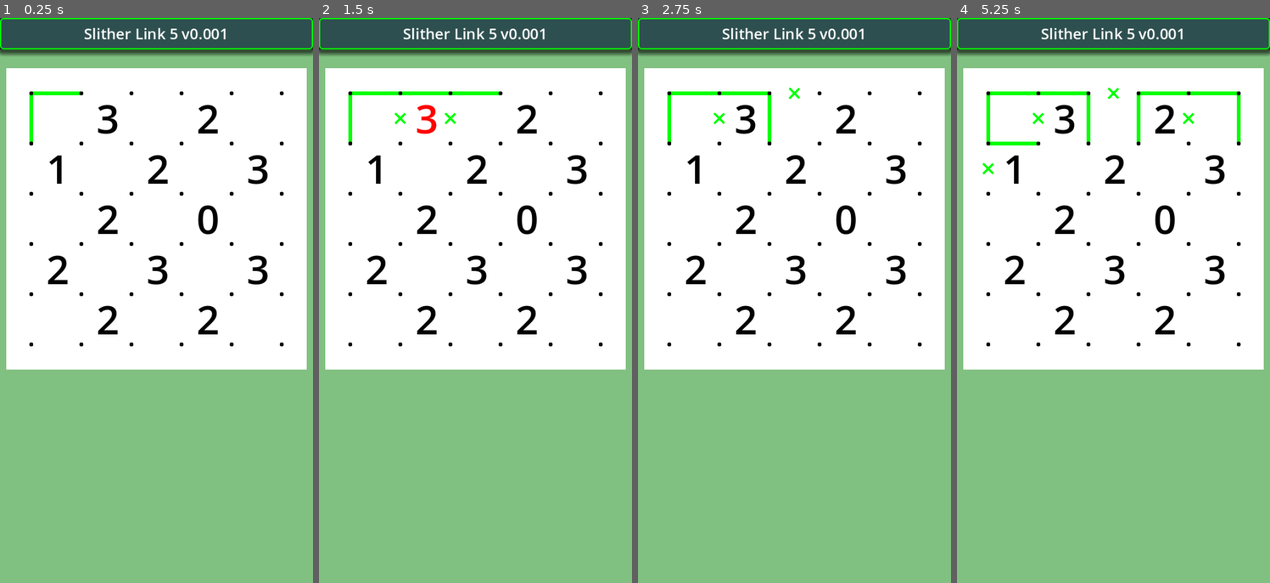
Above: before the commit, frames 1-4 (left to right).
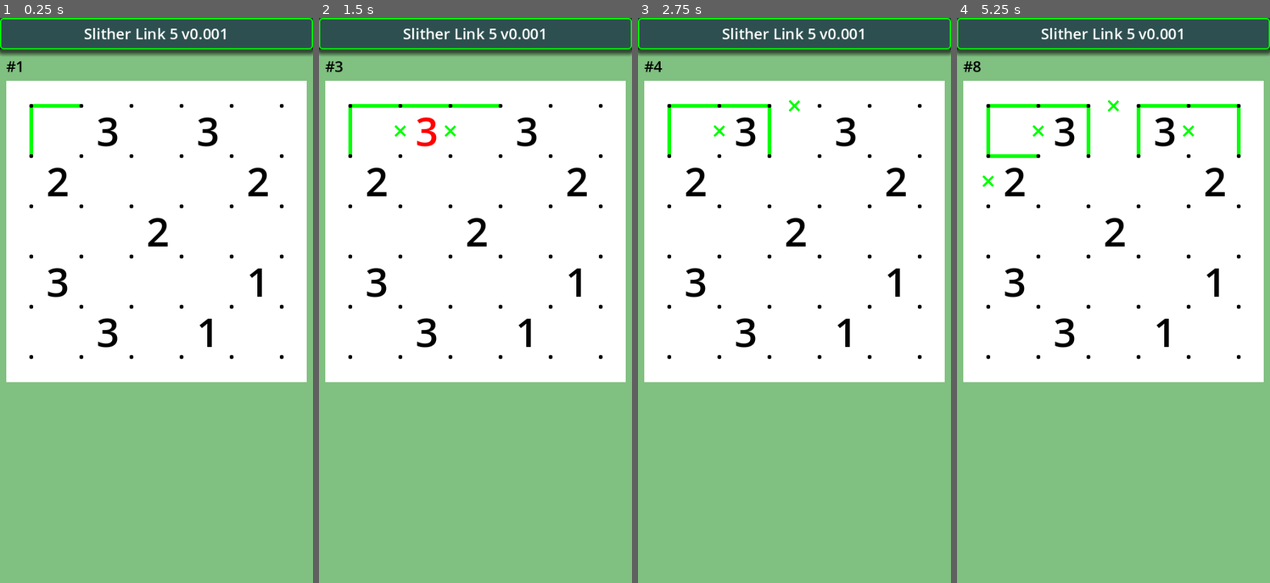
Above: after the commit, the same moments.

Repository: vivisuke/SlitherLink5
Game: Godot game, scene res://main.tscn
The game is run twice, just before and just after one commit, with the same random seed, the same clock (stepped at 60 frames per second) and the same inputs.
Inputs (mouse positions are in pixels of both pictures, inside the frame that each line leads up to):
- Up to frame 1 (0.25 s): no input
- Up to frame 2 (1.5 s): tap Enter at 0.5 s; move the mouse to (544, 272) at 0.52 s; click (544, 272) at 0.67 s; tap Space at 1.25 s; move the mouse to (412, 328) at 1.27 s; click (412, 328) at 1.42 s
- Up to frame 3 (2.75 s): tap Enter at 2 s; move the mouse to (825, 176) at 2.02 s; click (825, 176) at 2.17 s
- Up to frame 4 (5.25 s): tap Space at 2.75, 4.25 s; move the mouse to (1097, 413) at 2.77 s; click (1097, 413) at 2.92 s; tap Enter at 3.5 s; move the mouse to (1207, 385) at 3.52 s; click (1207, 385) at 3.67 s; move the mouse to (1019, 215) at 4.27 s; click (1019, 215) at 4.42 s; move the mouse to (1129, 300) at 5.02 s; click (1129, 300) at 5.17 s

The runs differ from the first frame. In frame 1, 8.1% of the frame differs, in the area x 2-98%, y 7-65%; in frame 2, 8.7%; in frame 3, 8.5%; in frame 4, 9.4%.

Commit message:
0040 ◎ C 02/23 02/23 0.001│ToDo│is_looped(x, y) 実装

Diff:
--- a/SlitherLink5/classes/Board5x5.gd
+++ b/SlitherLink5/classes/Board5x5.gd
@@ -71,6 +71,7 @@
 			var ix = xyToIX(x, y)
 			txt += "%2d " % mate[ix]
 		print(txt)
+	print()
 func make_loop():
 	linkDn[xyToIX(1, 1)] = 1
 	linkRt[xyToIX(1, 1)] = 1
@@ -195,6 +196,53 @@
 				else: links[k] = LINK_LEFT
 
 	pass
+func is_solved() -> bool:
+	for y in range(N_VERT+1):
+		for x in range(N_HORZ+1):
+			var ix = xyToIX(x, y)
+			if n_edge(ix) != clue_num[ix]: return false
+	return true
+func is_looped(x, y) -> bool:
+	var ix = xyToIX(x, y)
+	var ix0 = ix
+	var ix9 = -1		# ひとつ前の位置
+	while true:
+		if linkRt[ix] != 0 && ix + 1 != ix9:
+			ix9 = ix
+			ix += 1
+		elif linkDn[ix] != 0 && ix + ARY_WIDTH != ix9:
+			ix9 = ix
+			ix += ARY_WIDTH
+		elif linkRt[ix-1] != 0 && ix - 1 != ix9:
+			ix9 = ix
+			ix -= 1
+		elif linkDn[ix-ARY_WIDTH] != 0 && ix - ARY_WIDTH != ix9:
+			ix9 = ix
+			ix -= ARY_WIDTH
+		else:
+			return false
+		if ix == ix0: return true
+	return false
+func link_right(ix):
+	linkRt[ix] = 1
+	non_linkRt[ix] = 0
+	#if mate[ix] != ix:	# ix が端点の場合
+	#	mate[mate[ix]] = ix+1		# 逆側端点
+	#	mate[ix+1] = mate[ix]
+	#	mate[ix] = 0
+	#else:
+	#	mate[ix] = ix + 1
+	#	mate[ix+1] = ix
+func link_down(ix):
+	linkDn[ix] = 1
+	non_linkDn[ix] = 0
+	#if mate[ix] != ix:	# ix が端点の場合
+	#	mate[mate[ix]] = ix+ARY_WIDTH		# 逆側端点
+	#	mate[ix+ARY_WIDTH] = mate[ix]
+	#	mate[ix] = 0
+	#else:
+	#	mate[ix] = ix + ARY_WIDTH
+	#	mate[ix+ARY_WIDTH] = ix
 # バックトラッキング探索
 func solve_FB():
 	if fwd:		# 末端に向かって探索中
@@ -211,6 +259,7 @@
 		if sx < 0:
 			sx = N_HORZ
 			sy -= 1
+	print("(%d, %d)" % [sx, sy])
 	var ix = xyToIX(sx, sy)
 	var up: bool = sy != 0 && linkDn[ix-ARY_WIDTH] != 0
 	var lt: bool = sx != 0 && linkRt[ix-1] != 0
@@ -228,8 +277,10 @@
 				if sy < N_VERT: non_linkDn[ix] = 1
 		else:
 			if sx < N_HORZ && sy < N_VERT:
-				linkRt[ix] = 1
-				linkDn[ix] = 1
+				link_right(ix)
+				link_down(ix)
+				#linkRt[ix] = 1
+				#linkDn[ix] = 1
 			else:
 				fwd = false
 	else:		# バックトラッキング中
--- a/SlitherLink5/main.tscn
+++ b/SlitherLink5/main.tscn
@@ -27,11 +27,20 @@
 horizontal_alignment = 1
 vertical_alignment = 1
 
+[node name="NStepLabel" type="Label" parent="."]
+offset_left = 10.0
+offset_top = 60.0
+offset_right = 490.0
+offset_bottom = 86.0
+theme_override_colors/font_color = Color(0, 0, 0, 1)
+theme_override_font_sizes/font_size = 24
+text = "#0"
+
 [node name="Board" type="ColorRect" parent="."]
 offset_left = 10.0
-offset_top = 80.0
+offset_top = 100.0
 offset_right = 490.0
-offset_bottom = 560.0
+offset_bottom = 580.0
 
 [node name="Grid" type="ColorRect" parent="Board"]
 layout_mode = 0
--- a/SlitherLink5/scripts/main.gd
+++ b/SlitherLink5/scripts/main.gd
@@ -22,6 +22,7 @@
 			-1,  2, -1,  2, -1,
 			]
 
+var n_steps = 0
 var bd
 var sx = 0
 var sy = 0
@@ -42,7 +43,7 @@
 	#bd.move_line2_down(xyToIX(2, 2))
 	#bd.make_loop_random()
 	#bd.links_to_nums()
-	bd.set_clue_num(q2)
+	bd.set_clue_num(q1)
 	init_labels()
 	update_num_labels()
 	$Board/Grid.linkRt = bd.linkRt
@@ -53,8 +54,10 @@
 	#
 	#bd.solve_coroutine(-1, -1)
 	bd.solve_FB()
+	n_steps = 1
+	$NStepLabel.text = "#%d" % n_steps
 	$Board/Grid.queue_redraw()
-	bd.print_mate()
+	#bd.print_mate()
 	pass # Replace with function body.
 func init_labels():
 	num_labels.resize(ARY_SIZE)
@@ -107,10 +110,16 @@
 			emit_signal("cont_search")
 		else:
 			bd.solve_FB()
+			n_steps += 1
+			$NStepLabel.text = "#%d" % n_steps
+			#bd.print_mate()
 			#bd.solve_SBS(sx, sy)
 			$Board/Grid.queue_redraw()
 			update_num_color()
-			if !satisfied:
+			print("is_looped() = ", bd.is_looped(bd.sx, bd.sy))
+			print("is_solved = ", bd.is_solved())
+			print("saticefied = ", satisfied)
+			if !satisfied || (bd.is_looped(bd.sx, bd.sy) && !bd.is_solved()):
 				bd.fwd = false
 				bd.sx += 1
 	pass
Not shown, changed: SlitherLink5.spr
